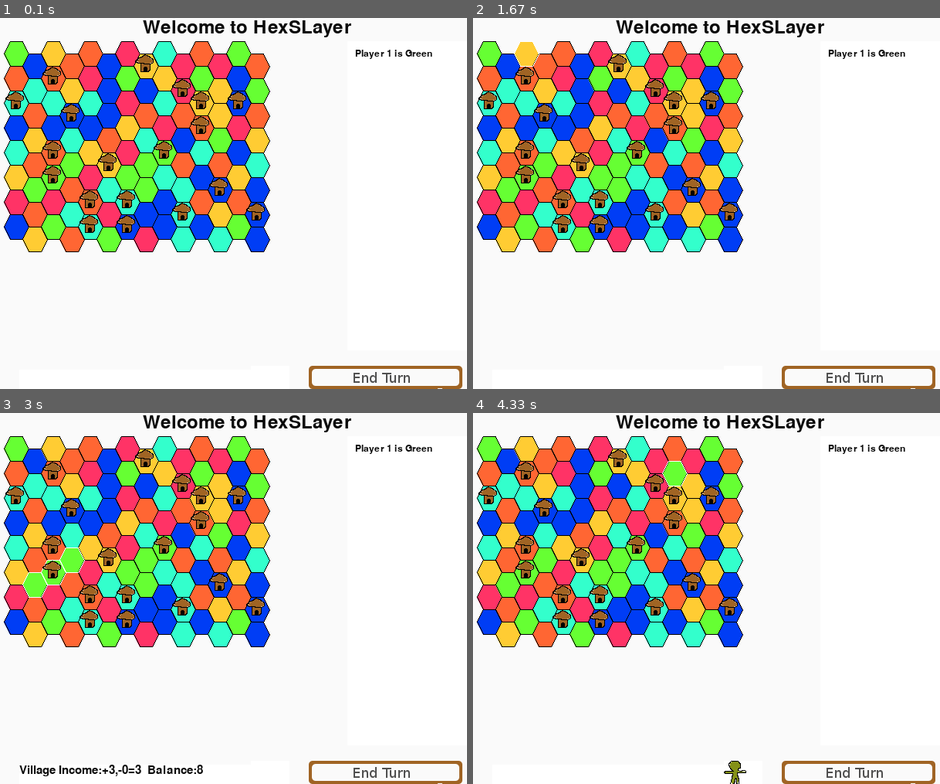
Above: before the commit, frames 1-4 (two rows, left to right).
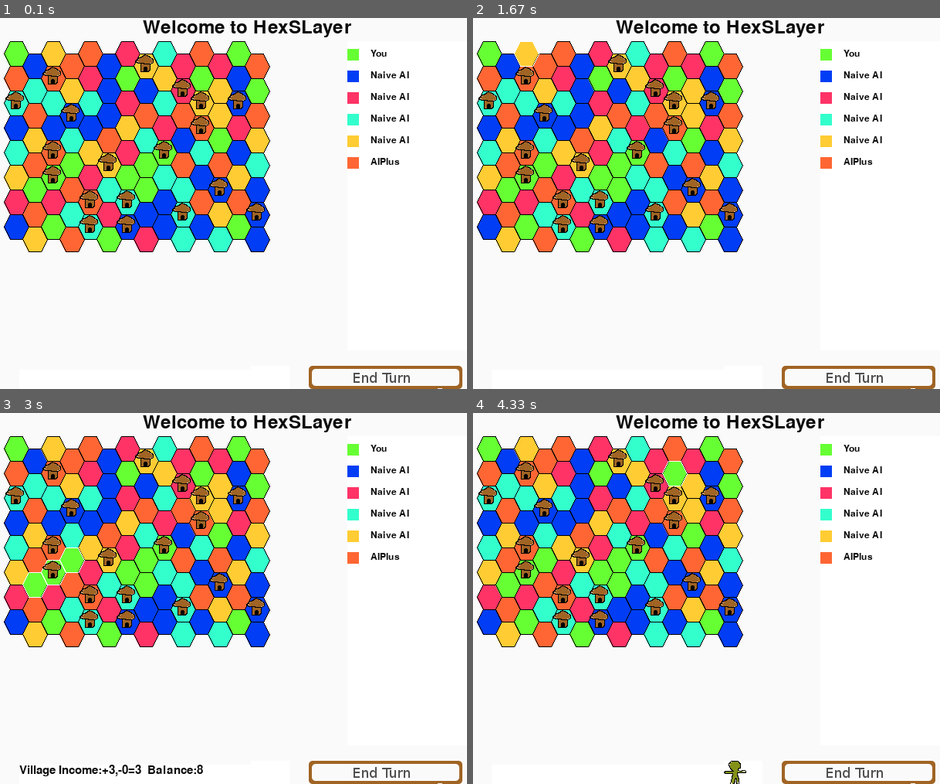
Above: after the commit, the same moments.

Repository: StephenFluin/HexSLayer
Game: pygame game, started from hexslayer.py
Two runs of this game, one before a commit and one after it. Both use one fixed random seed, a clock stepped at 60 frames per second and the inputs below. The source is Python 2; it was converted automatically to run under Python 3.
Inputs (mouse positions are in pixels of both pictures, inside the frame that each line leads up to):
- Up to frame 1 (0.1 s): no input
- Up to frame 2 (1.67 s): press the mouse at (655, 114) at 0.37 s; move the mouse to (613, 133) at 0.47 s; release the mouse at (566, 147) at 0.6 s; press the mouse at (636, 55) at 0.7 s; move the mouse to (631, 62) at 0.8 s; release the mouse at (622, 69) at 0.93 s; press the mouse at (599, 77) at 1.03 s; move the mouse to (753, 210) at 1.13 s; release the mouse at (907, 344) at 1.27 s; press the mouse at (524, 55) at 1.37 s; move the mouse to (566, 188) at 1.47 s; release the mouse at (613, 322) at 1.6 s
- Up to frame 3 (3 s): press the mouse at (219, 487) at 1.7 s; move the mouse to (163, 568) at 1.8 s; release the mouse at (107, 657) at 1.93 s; press the mouse at (182, 487) at 2.03 s; move the mouse to (308, 472) at 2.13 s; release the mouse at (429, 457) at 2.27 s; press the mouse at (107, 461) at 2.37 s; move the mouse to (168, 461) at 2.47 s; release the mouse at (224, 461) at 2.6 s; click (65, 561) at 2.72 s
- Up to frame 4 (4.33 s): press the mouse at (617, 487) at 3.03 s; move the mouse to (687, 531) at 3.13 s; release the mouse at (757, 576) at 3.27 s; press the mouse at (636, 450) at 3.37 s; move the mouse to (627, 531) at 3.47 s; release the mouse at (617, 613) at 3.6 s; press the mouse at (580, 487) at 3.7 s; move the mouse to (664, 490) at 3.8 s; release the mouse at (748, 494) at 3.93 s; press the mouse at (673, 472) at 4.03 s; move the mouse to (608, 553) at 4.13 s; release the mouse at (538, 635) at 4.27 s

The runs differ from the first frame. In frame 1, 1.0% of the frame differs, in the area x 74-93%, y 8-41%; in frame 2, 1.0%; in frame 3, 1.0%; in frame 4, 1.0%.

Commit message:
Continued implementation of scorecard, and AI naming

Diff:
--- a/ai.py
+++ b/ai.py
@@ -8,11 +8,20 @@
 
 from pawns import *
 
+
+
 class AI():
 	def takeTurn(self, gameMap,player):
 		return
 
+class HumanIntelligence(AI):
+	def getName(self):
+		return "You"
+	def takeTurn(self,gameMap,player):
+		return
 class NaiveAI(AI):
+	def getName(self):
+		return "Naive AI"
 	def takeTurn(self,gameMap,player):
 		# buy units where appropriate
 		for row in gameMap.tiles:
@@ -58,10 +67,16 @@
 
 
 class SleepAI(AI):
+	def getName(self):
+		return "SleepAI"
+
 	def takeTurn(self,gameMap,player):
 		return
 
 class AIPlus(AI):
+	def getName(self):
+		return "AIPlus"
+
 	def takeTurn(self,gameMap,player):
 		# buy units where appropriate
 		for row in gameMap.tiles:
--- a/controls.py
+++ b/controls.py
@@ -5,6 +5,7 @@
 import pygame, random
 from pygame.locals import *
 from hexmath import *
+from hexconfig import *
 
 class VillageData(pygame.sprite.Sprite):
 	def __init__(self,gameMap,x,y):
@@ -44,10 +45,10 @@
 				# TODO: Castles
 
 class GameOver(pygame.sprite.Sprite):
-	def __init__(self,x,y,winner):
+	def __init__(self,gameMap,x,y,winner):
 		pygame.sprite.Sprite.__init__(self)
 		self.x,self.y = x,y
-
+		self.gameMap = gameMap
 		self.winner = winner
 		print "Winner of game is %s." % (self.winner)
 		self.draw()
@@ -55,17 +56,23 @@
 		self.image = pygame.Surface((600,60))
 		self.image.fill(pygame.Color("#FFFFFF"))
 		font = pygame.font.Font(None,40)
-		text = font.render("Player %s won! Congratulations!" % (self.winner),1,(10,10,10))
+		text = font.render("Player %s (%s) won! Congratulations!" % (self.winner,self.gameMap.players[self.winner].getName()),1,(10,10,10))
 		self.image.blit(text,(10,10))
 
 class ScoreCard(pygame.sprite.Sprite):
 	def __init__(self,gameMap,x,y):
 		pygame.sprite.Sprite.__init__(self)
 		self.x,self.y = x,y
+
+		self.gameMap = gameMap
 		self.draw()
 	def draw(self):
 		self.image = pygame.Surface((200,400))
 		self.image.fill(pygame.Color("#FFFFFF"))
-		font = pygame.font.Font(None,18)
-		text = font.render("Player 1 is Green",1,(10,10,10))
-		self.image.blit(text,(10,10))
+		size = 18
+		font = pygame.font.Font(None,size)
+		for i in range(0,6):
+
+			text = font.render("%s" % (self.gameMap.players[i].getName()),True,(10,10,10))
+			self.image.blit(text,(30,10+(size+10)*i))
+			pygame.draw.rect(self.image,pygame.Color(playerColors[i]),pygame.Rect(0,(size+10)*i+10,15,15))
--- a/hexmath.py
+++ b/hexmath.py
@@ -3,8 +3,7 @@
 # copyright (C) Stephen Fluin 2009
 #
 
-# TODO figure out a way to make this more organized
-tilesize = 32
+from hexconfig import *
 
 def getHexAt(x,y):
 	s = tilesize
--- a/hexslayer.py
+++ b/hexslayer.py
@@ -12,31 +12,26 @@
 
 if not pygame.font: print 'Warning, fonts disabled'
 if not pygame.mixer: print 'Warning, sound disabled'
-tilesize = 32
+
+
+
+
+from pawns import *
+from hexmath import *
+from hexconfig import *
+from controls import *
+from ai import *
+
+
+selected = None
 
 pygame.init()
 screen = pygame.display.set_mode((640,480))
 pygame.display.set_caption('HexSLayer')
 
-playerColors = ("#66FF33","#003DF5","#FF3366","#33FFCC","#FFCC33","#FF6633")
-playerNames = ("Human Player", "AI 1", "AI 2", "AI 3", "AI 4", "AI 5")
-
 background = pygame.Surface(screen.get_size())
 background = background.convert()
 background.fill((250, 250, 250))
-
-infobarLocation =(25,455)
-storeLocation = (325,450)
-scoreLocation = (450,30)
-
-from pawns import *
-from hexmath import *
-from controls import *
-from ai import *
-
-
-selected = None
-
 
 
 
@@ -163,8 +158,11 @@
 				self.alltiles.append(row[x])
 			self.tiles.append(row)
 
+		# Add Human to the game.
+		self.players.append(HumanIntelligence())
+
 		# Add some AIs to the game.
-		for i in range(0,5):
+		for i in range(0,4):
 			self.players.append(NaiveAI())
 		self.players.append(AIPlus())
 
@@ -283,7 +281,7 @@
 		#@TODO! We currently assume the map has a [0][0] tile.
 		if len(self.tiles[0][0].realm) == self.width * self.height:
 			print "Player %s won the game!" % (self.tiles[0][0].player)
-			self.renders.append(GameOver(50,300,self.tiles[0][0].player))
+			self.renders.append(GameOver(self,50,300,self.tiles[0][0].player))
 			self.gameOver = True
 
 
@@ -346,9 +344,10 @@
 	# Process AI calls for each player.
 	# TODO Make this use a model of handing an AI class a gamemap and have the AI take a single turn.
 	def runAI(self):
-		#0-6 means you have an AI-only game, 1-6 means player 0 is human.
 		#The game currently has no protections from cheating, but do we need them if all of the AI's have moved every turn?
-		for player in range(1,6):
+		#yes, we will need protections for the networked versions, also, if the AI wants to save money, we need to stop
+		#others from spending their gold.
+		for player in range(0,6):
 			#print "Running ai for player %s" % (player)
 			self.players[player].takeTurn(self,player)
 
